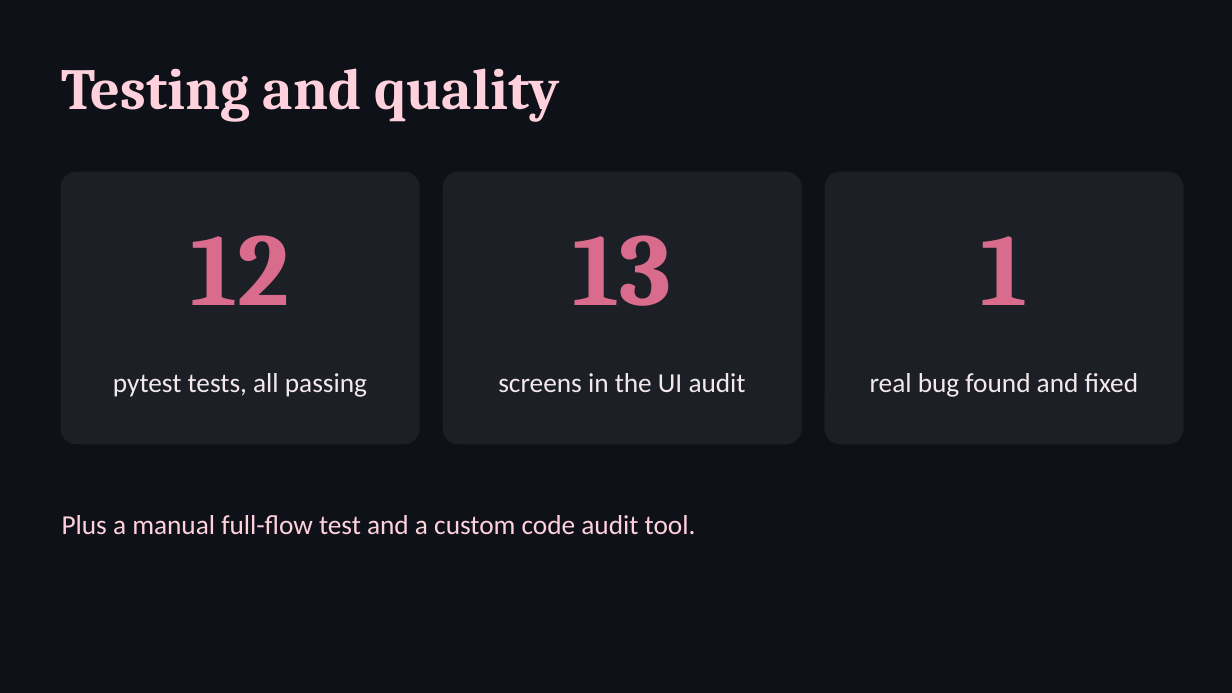
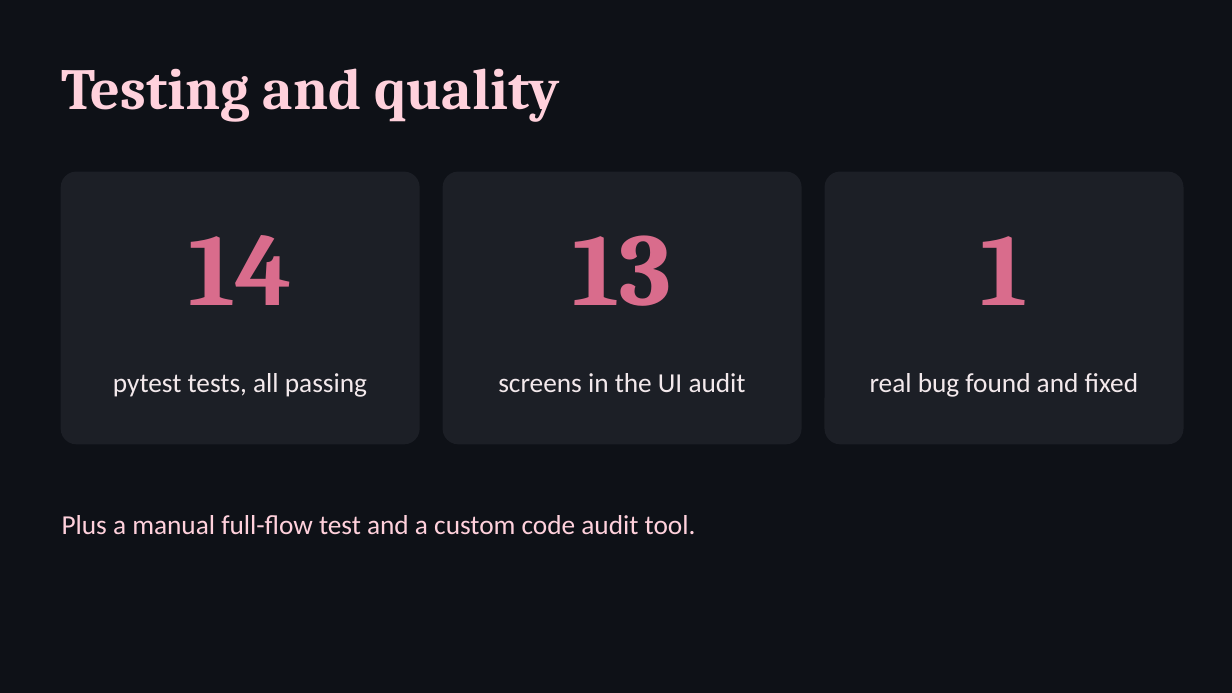
Before and after one commit to RashiSharma-dev/ai-fashion-stylist, a slide deck: slide 10 of docs/presentation.pptx. Drawn at 1232x693 pixels with LibreOffice and Linux fonts; fonts in the diff are those of the drawing. Boxes give left, top, right and bottom in pixels: in the first picture for what was removed or moved away, otherwise in the second. Text is boxed around its words. In the diff, an @@ line names an element or a change of style, - is before the commit and + after.

```diff
--- a/docs/presentation.pptx
+++ b/docs/presentation.pptx
@@ text at (x1=188, y1=235, x2=292, y2=305): text changed @@
-12
+14
```
Also in this commit, not shown: 7 other files.
